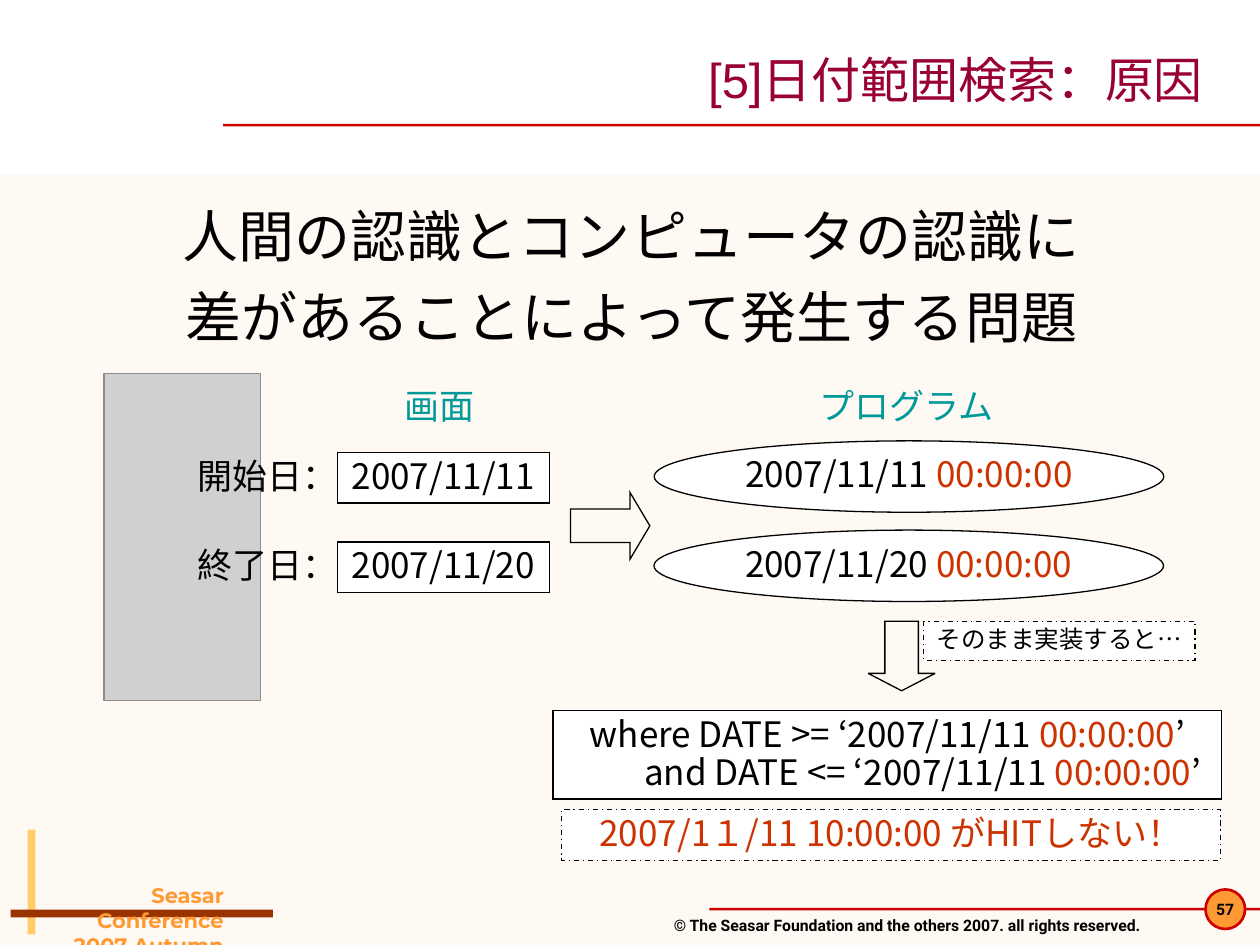
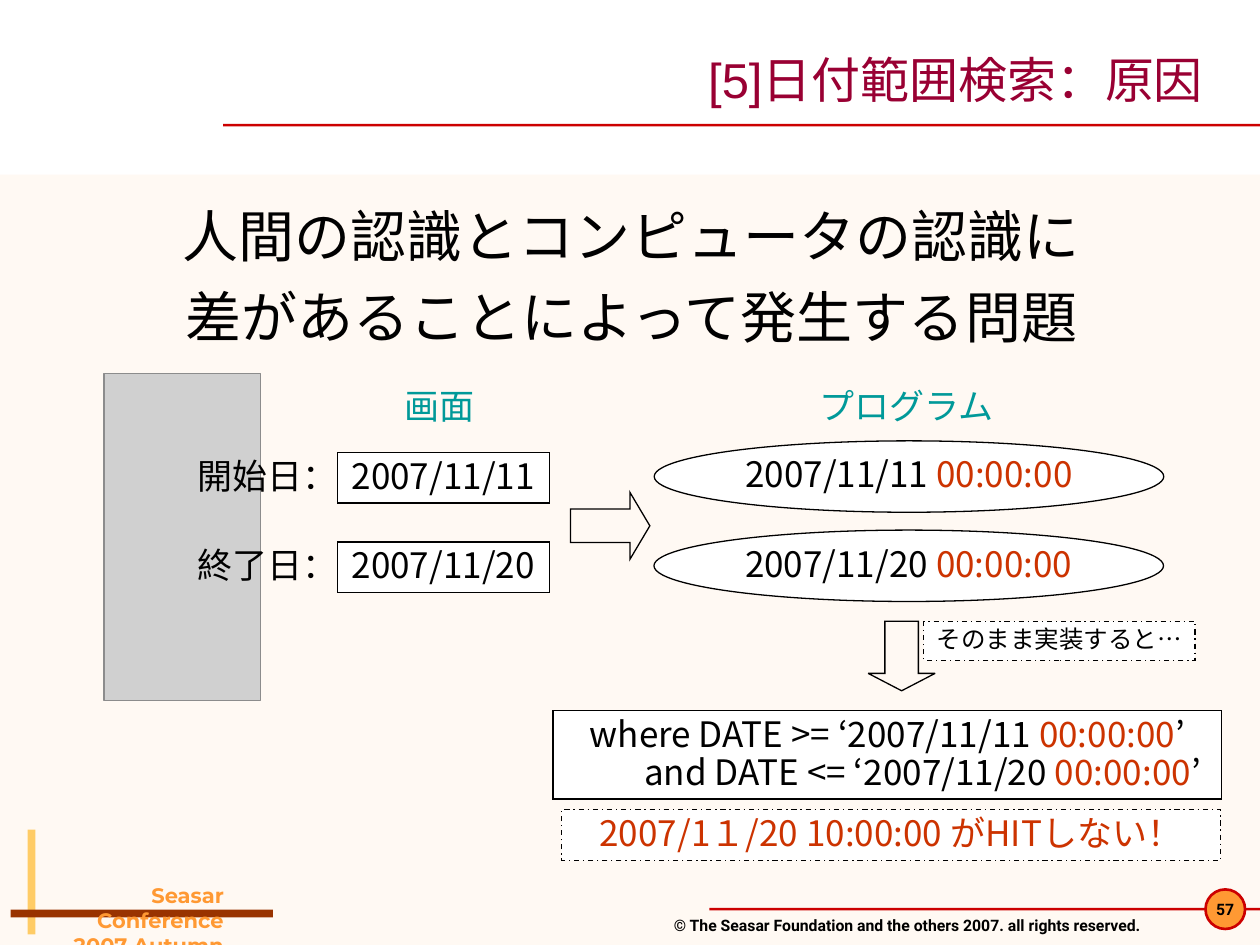
Before and after one commit to seasarorg/dbflute, a slide deck: slide 57 of dbflute/etc/doc/pres/sc2007a_2-DBFlute.ppt. Drawn at 1260x945 pixels with LibreOffice and Linux fonts; fonts in the diff are those of the drawing; grey boxes stand for pictures; background and template pictures are left out. Boxes give left, top, right and bottom in pixels: in the first picture for what was removed or moved away, otherwise in the second. Text is boxed around its words. In the diff, an @@ line names an element or a change of style, - is before the commit and + after.

```diff
--- a/dbflute/etc/doc/pres/sc2007a_2-DBFlute.ppt
+++ b/dbflute/etc/doc/pres/sc2007a_2-DBFlute.ppt
@@ text in rectangle at (x1=644, y1=749, x2=1201, y2=792): text changed @@
-and DATE <= ‘2007/11/11 00:00:00’
+and DATE <= ‘2007/11/20 00:00:00’
@@ text in rectangle at (x1=600, y1=816, x2=1182, y2=853): text changed @@
-2007/1１/11 10:00:00 がHITしない！
+2007/1１/20 10:00:00 がHITしない！
```
Also in this commit, not shown: 15 other slides changed, 4 slides added.
